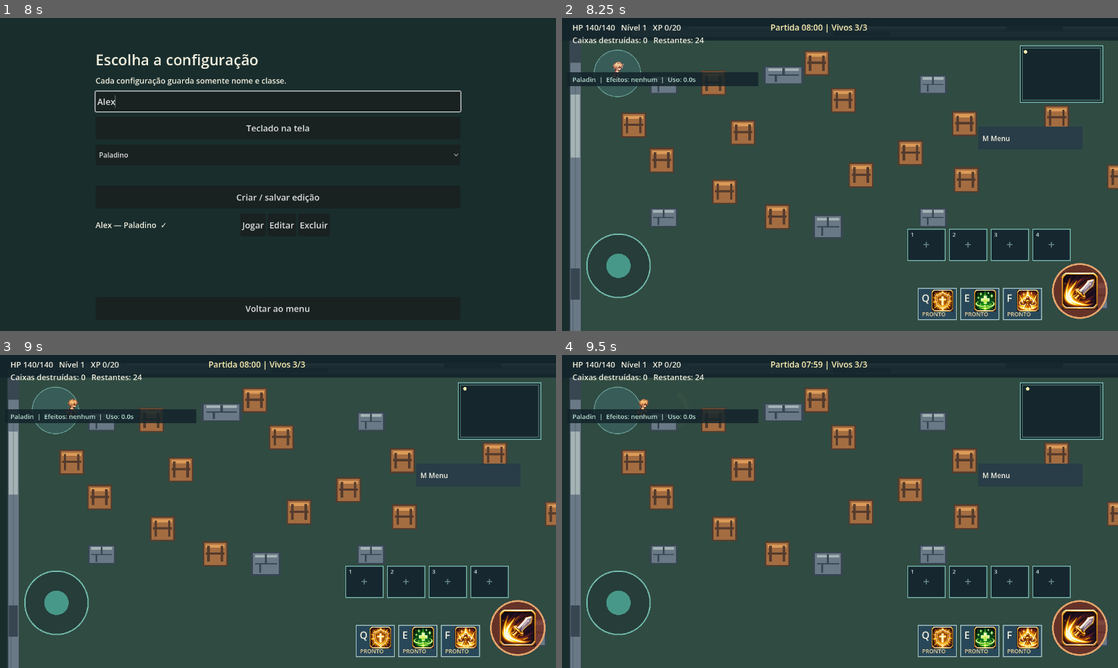
Above: before the commit, frames 1-4 (two rows, left to right).
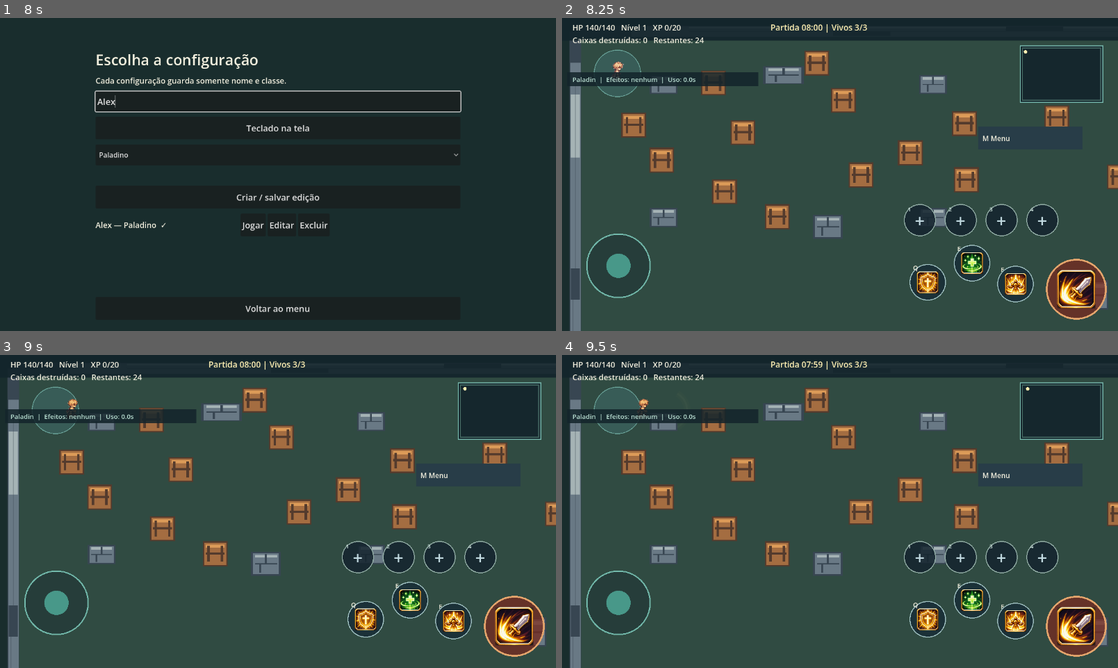
Above: after the commit, the same moments.

Repository: LRFSousa/RagArena
Game: Godot game, scene res://scenes/main.tscn
Same seed, same stepped clock (60 frames per second), same inputs: the game is played once before the commit and once after it.
Inputs (mouse positions are in pixels of both pictures, inside the frame that each line leads up to):
- Up to frame 1 (8 s): click (278, 102) at 0.52 s; type "Alex" at 0.6 s; click "Teclado na tela" at 1.25 s; click "Q" at 2 s; click "E" at 2.75 s; click "F" at 3.5 s; click "Criar personagem local" at 4.25 s; click "Arena" at 5 s; click (278, 102) at 5.77 s; type "Alex" at 5.85 s; click "Criar / salvar edição" at 6.5 s; click (278, 102) at 7.27 s; type "Alex" at 7.35 s
- Up to frame 2 (8.25 s): click "Jogar" at 8 s
- Up to frame 3 (9 s): tap Enter at 8.75 s; move the mouse to (400, 495) at 8.77 s; hold D (move_right) from 8.78 s (still down); hold Space (attack) from 8.78 s (still down); click (400, 495) at 8.92 s
- Up to frame 4 (9.5 s): keep holding D (move_right); keep holding Space (attack)

Frame 1 is identical in both runs. In frame 2, 7.9% of the frame differs, in the area x 61-99%, y 59-97%; in frame 3, 7.9%; in frame 4, 7.9%.

Commit message:
Arrange circular mobile combat controls

Diff:
--- a/scripts/arena.gd
+++ b/scripts/arena.gd
@@ -53,8 +53,8 @@
 var game_audio
 var previous_hp := -1
 var previous_match_state := ""
-const ATTACK_CENTER := Vector2(1192, 628)
-const ATTACK_TOUCH_RADIUS := 64.0
+const ATTACK_CENTER := Vector2(1184, 624)
+const ATTACK_TOUCH_RADIUS := 68.0
 
 func _ready() -> void:
 	rng.randomize()
--- a/scripts/arena_hud.gd
+++ b/scripts/arena_hud.gd
@@ -3,24 +3,23 @@
 
 var arena: Node2D
 const MINIMAP_RECT := Rect2(1055, 64, 190, 130)
-const ITEM_ORIGIN := Vector2(796, 486)
-const ITEM_SIZE := Vector2(86, 72)
-const ITEM_STEP := 96
-const SKILL_ORIGIN := Vector2(820, 622)
-const SKILL_SIZE := Vector2(88, 72)
-const SKILL_STEP := 98
+const ITEM_FIRST_CENTER := Vector2(824, 465)
+const ITEM_STEP := 94
+const ITEM_RADIUS := 36.0
+const SKILL_CENTERS := [Vector2(842, 608), Vector2(944, 564), Vector2(1044, 612)]
+const SKILL_RADIUS := 41.0
 const SWORDSMAN_ICONS := preload("res://assets/ui/swordsman/skill_icons_reference.png")
 const SWORDSMAN_ICON_RECTS := [Rect2(45, 255, 340, 335), Rect2(415, 255, 340, 335), Rect2(783, 255, 337, 335), Rect2(1146, 255, 344, 335)]
 
 func item_slot_at(point: Vector2) -> int:
 	for i in range(arena.inventory.slots.size()):
-		if Rect2(ITEM_ORIGIN + Vector2(i * ITEM_STEP, 0), ITEM_SIZE).has_point(point):
+		if point.distance_to(ITEM_FIRST_CENTER + Vector2(i * ITEM_STEP, 0)) <= ITEM_RADIUS:
 			return i
 	return -1
 
 func skill_slot_at(point: Vector2) -> int:
 	for i in range(3):
-		if Rect2(SKILL_ORIGIN + Vector2(i * SKILL_STEP, 0), SKILL_SIZE).has_point(point):
+		if point.distance_to(SKILL_CENTERS[i]) <= SKILL_RADIUS:
 			return i
 	return -1
 
@@ -32,19 +31,17 @@
 	if arena.inventory != null:
 		for i in range(arena.inventory.slots.size()):
 			var slot: Dictionary = arena.inventory.slots[i]
-			var origin := ITEM_ORIGIN + Vector2(i * ITEM_STEP, 0)
-			draw_rect(Rect2(origin, ITEM_SIZE), Color("14242ee8"))
-			draw_rect(Rect2(origin, ITEM_SIZE), Color("79bcb0"), false, 2)
-			draw_string(ThemeDB.fallback_font, origin + Vector2(7, 17), str(i + 1), HORIZONTAL_ALIGNMENT_LEFT, -1, 13, Color("c9ded8"))
+			var center := ITEM_FIRST_CENTER + Vector2(i * ITEM_STEP, 0)
+			draw_circle(center, ITEM_RADIUS, Color("14242edc"))
+			draw_arc(center, ITEM_RADIUS, 0, TAU, 32, Color("9ab5ad"), 2)
+			draw_string(ThemeDB.fallback_font, center + Vector2(-28, -20), str(i + 1), HORIZONTAL_ALIGNMENT_LEFT, -1, 13, Color("c9ded8"))
 			if slot["id"] != "":
 				var icon: Texture2D = load("res://assets/pixel/%s.png" % slot["id"])
-				draw_texture_rect(icon, Rect2(origin + Vector2(25, 10), Vector2(38, 38)), false)
-				var item_text: String = {"health_potion": "Vida", "strength": "Força", "speed": "Veloc.", "shield": "Escudo", "elixir": "Elixir"}.get(slot["id"], "Item")
-				draw_string(ThemeDB.fallback_font, origin + Vector2(7, 64), item_text, HORIZONTAL_ALIGNMENT_LEFT, 72, 13, Color("f3f0df"))
+				draw_texture_rect(icon, Rect2(center - Vector2(18, 18), Vector2(36, 36)), false)
 				if slot["quantity"] > 1:
-					draw_string(ThemeDB.fallback_font, origin + Vector2(59, 18), str(slot["quantity"]), HORIZONTAL_ALIGNMENT_LEFT, -1, 14, Color("ffe0a0"))
+					draw_string(ThemeDB.fallback_font, center + Vector2(17, 25), str(slot["quantity"]), HORIZONTAL_ALIGNMENT_LEFT, -1, 14, Color("ffe0a0"))
 			else:
-				draw_string(ThemeDB.fallback_font, origin + Vector2(17, 45), "+", HORIZONTAL_ALIGNMENT_CENTER, 52, 27, Color("66888a"))
+				draw_string(ThemeDB.fallback_font, center + Vector2(-17, 16), "+", HORIZONTAL_ALIGNMENT_CENTER, 34, 40, Color("c3dbe2"))
 	draw_rect(Rect2(958, 250, 240, 52), Color("283d48"))
 	draw_string(ThemeDB.fallback_font, Vector2(968, 283), "M Menu", HORIZONTAL_ALIGNMENT_LEFT, -1, 16, Color("f3f0df"))
 	# Minimap provisório: mostra limites, área segura e jogador, sem revelar oponentes.
@@ -60,24 +57,26 @@
 		var dot: Vector2 = inset.position + (arena.player.position - world.position) / world.size * inset.size
 		draw_circle(dot, 4, Color("fff1b3"))
 	for i in range(3):
-		var box := Rect2(SKILL_ORIGIN + Vector2(i * SKILL_STEP, 0), SKILL_SIZE)
-		draw_rect(box, Color("284758"))
-		draw_rect(box, Color("a5c6c7"), false, 2)
+		var center: Vector2 = SKILL_CENTERS[i]
+		draw_circle(center, SKILL_RADIUS, Color("182c36d9"))
+		draw_arc(center, SKILL_RADIUS, 0, TAU, 40, Color("a5c6c7"), 2)
 		if arena.combat != null and arena.combat.class_id == "paladin":
-			draw_texture_rect_region(SWORDSMAN_ICONS, Rect2(box.position + Vector2(31, 3), Vector2(50, 50)), SWORDSMAN_ICON_RECTS[i + 1])
-			draw_string(ThemeDB.fallback_font, box.position + Vector2(8, 31), ["Q", "E", "F"][i], HORIZONTAL_ALIGNMENT_LEFT, -1, 23, Color("f3f0df"))
+			draw_texture_rect_region(SWORDSMAN_ICONS, Rect2(center - Vector2(25, 25), Vector2(50, 50)), SWORDSMAN_ICON_RECTS[i + 1])
 		else:
-			draw_string(ThemeDB.fallback_font, box.position + Vector2(12, 32), ["Q", "E", "F"][i], HORIZONTAL_ALIGNMENT_LEFT, -1, 24, Color("f3f0df"))
+			draw_string(ThemeDB.fallback_font, center + Vector2(-8, 9), ["Q", "E", "F"][i], HORIZONTAL_ALIGNMENT_LEFT, -1, 24, Color("f3f0df"))
+		draw_string(ThemeDB.fallback_font, center + Vector2(-34, -28), ["Q", "E", "F"][i], HORIZONTAL_ALIGNMENT_LEFT, -1, 15, Color("f3f0df"))
 		if arena.combat != null:
-			draw_string(ThemeDB.fallback_font, box.position + Vector2(9, 64), "%.0fs" % arena.combat.cooldowns[i] if arena.combat.cooldowns[i] > 0.0 else "PRONTO", HORIZONTAL_ALIGNMENT_LEFT, -1, 13, Color("f0d69c"))
+			if arena.combat.cooldowns[i] > 0.0:
+				draw_circle(center, SKILL_RADIUS - 2, Color("07101899"))
+				draw_string(ThemeDB.fallback_font, center + Vector2(-16, 7), "%.0fs" % arena.combat.cooldowns[i], HORIZONTAL_ALIGNMENT_LEFT, -1, 18, Color("f0d69c"))
 	var base: Vector2 = arena.joystick_origin if arena.joystick_touch >= 0 else Vector2(130, 570)
 	draw_circle(base, 73, Color(0.1, 0.17, 0.19, 0.45))
 	draw_arc(base, 73, 0, TAU, 48, Color("72b9ab"), 3)
 	draw_circle(base + arena.joystick_value * 55, 28, Color(0.34, 0.75, 0.67, 0.7))
-	draw_circle(arena.ATTACK_CENTER, 62, Color(0.45, 0.17, 0.13, 0.8))
-	draw_arc(arena.ATTACK_CENTER, 62, 0, TAU, 48, Color("e6a66d"), 4)
+	draw_circle(arena.ATTACK_CENTER, 68, Color(0.45, 0.17, 0.13, 0.8))
+	draw_arc(arena.ATTACK_CENTER, 68, 0, TAU, 48, Color("e6a66d"), 4)
 	if arena.combat != null and arena.combat.class_id == "paladin":
-		draw_texture_rect_region(SWORDSMAN_ICONS, Rect2(arena.ATTACK_CENTER - Vector2(42, 42), Vector2(84, 84)), SWORDSMAN_ICON_RECTS[0])
+		draw_texture_rect_region(SWORDSMAN_ICONS, Rect2(arena.ATTACK_CENTER - Vector2(44, 44), Vector2(88, 88)), SWORDSMAN_ICON_RECTS[0])
 	else:
 		draw_string(ThemeDB.fallback_font, arena.ATTACK_CENTER + Vector2(-38, 7), "ATAQUE", HORIZONTAL_ALIGNMENT_LEFT, -1, 16, Color("fff1b3"))
 	if arena.match_controller != null and arena.match_controller.state == "results":
--- a/tests/release07_smoke.gd
+++ b/tests/release07_smoke.gd
@@ -41,21 +41,21 @@
 	arena.player.visual_dead = true
 	arena.player._physics_process(0.016)
 	check(arena.player.visual_sprite.frame_coords.y == 4, "eliminação mostra animação")
-	check(arena.hud_view.skill_slot_at(arena.ATTACK_CENTER) == -1 and arena.ATTACK_CENTER.distance_to(Vector2(1104, 658)) > arena.ATTACK_TOUCH_RADIUS, "ataque separado das habilidades")
+	check(arena.hud_view.skill_slot_at(arena.ATTACK_CENTER) == -1 and arena.ATTACK_CENTER.distance_to(arena.hud_view.SKILL_CENTERS[2]) > arena.ATTACK_TOUCH_RADIUS + arena.hud_view.SKILL_RADIUS, "ataque separado das habilidades")
 	check(arena.ATTACK_CENTER.distance_to(Vector2(130, 570)) > arena.ATTACK_TOUCH_RADIUS + 73.0, "ataque separado do joystick")
-	check(arena.hud_view.item_slot_at(Vector2(805, 500)) == 0 and arena.hud_view.item_slot_at(Vector2(1090, 500)) == 3 and arena.hud_view.item_slot_at(Vector2(50, 80)) == -1, "itens acima das habilidades no canto direito")
-	check(arena.hud_view.skill_slot_at(Vector2(830, 650)) == 0 and arena.hud_view.skill_slot_at(Vector2(1025, 650)) == 2, "habilidades na faixa inferior direita")
+	check(arena.hud_view.item_slot_at(Vector2(824, 465)) == 0 and arena.hud_view.item_slot_at(Vector2(1106, 465)) == 3 and arena.hud_view.item_slot_at(Vector2(859, 500)) == -1, "poções circulares acima das habilidades")
+	check(arena.hud_view.skill_slot_at(Vector2(842, 608)) == 0 and arena.hud_view.skill_slot_at(Vector2(944, 564)) == 1 and arena.hud_view.skill_slot_at(Vector2(1044, 612)) == 2 and arena.hud_view.skill_slot_at(Vector2(880, 646)) == -1, "habilidades circulares acompanham a composição mobile")
 	check(arena.hud_view.SWORDSMAN_ICONS.get_size() == Vector2(1536, 1024) and arena.hud_view.SWORDSMAN_ICON_RECTS.size() == 4, "quatro ícones do Espadachim carregados no HUD")
 	arena.inventory.pickup_item("health_potion")
 	arena.inventory.hp = 40
 	var item_touch := InputEventScreenTouch.new()
 	item_touch.index = 5
 	item_touch.pressed = true
-	item_touch.position = Vector2(830, 520)
+	item_touch.position = Vector2(824, 465)
 	arena._input(item_touch)
 	check(arena.inventory.hp > 40 and arena.inventory.slots[0]["id"] == "", "toque no item usa poção")
 	arena.combat.select_class("paladin")
-	item_touch.position = Vector2(840, 650)
+	item_touch.position = Vector2(842, 608)
 	arena._input(item_touch)
 	check(arena.combat.cooldowns[0] > 0.0, "toque na habilidade inferior ativa Q")
 	check(arena.player.skill_kind == 0 and arena.player.skill_flash > 0.0, "proteção inicia efeito visual")
Not shown, changed: docs/CHANGELOG.md
Not shown, changed: docs/PENDENCIAS.md
Not shown, changed: docs/RELATORIOS/RELATORIO_07.md
Not shown, changed: docs/WEB_TESTE.md
